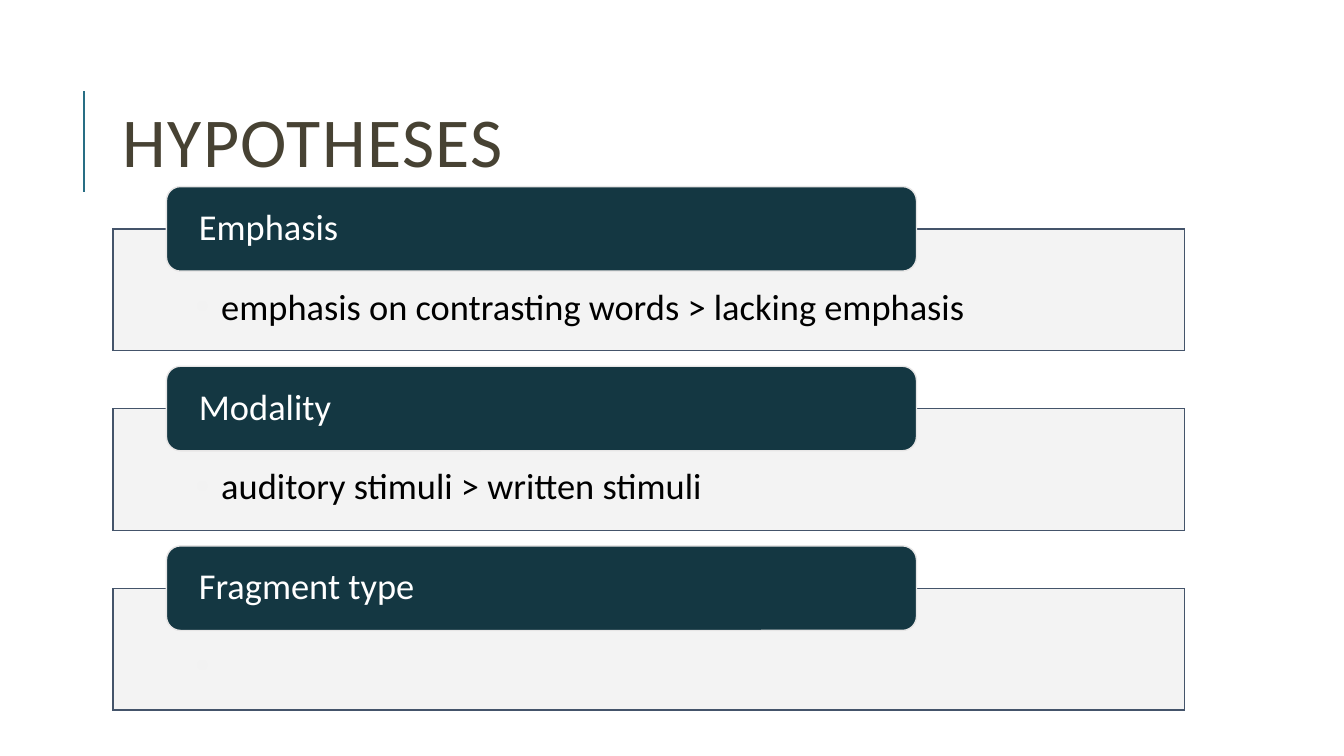
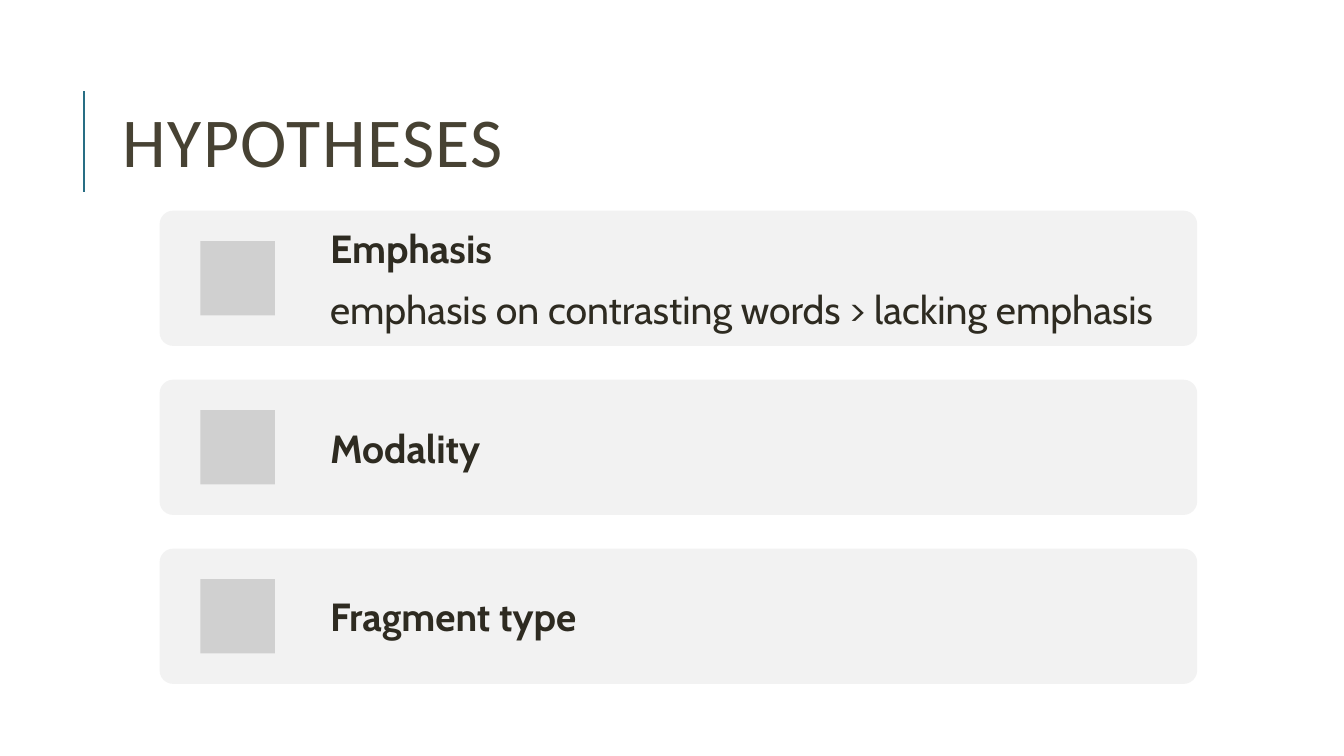
Before and after one commit to miriamschiele/MA, a slide deck: slide 16 of presentation/Miriam Schiele, MA presentation.pptx (slide 28 before the commit). Drawn at 1344x756 pixels with LibreOffice and Linux fonts; fonts in the diff are those of the drawing; grey boxes stand for pictures. Boxes give left, top, right and bottom in pixels: in the first picture for what was removed or moved away, otherwise in the second. Text is boxed around its words. In the diff, an @@ line names an element or a change of style, - is before the commit and + after.

```diff
--- a/presentation/Miriam Schiele, MA presentation.pptx
+++ b/presentation/Miriam Schiele, MA presentation.pptx
@@ text "Emphasis": place and size @@
-text "Emphasis" at (221,294,964,327)
+text "Emphasis" at (330,233,1153,334)
@@ text "Emphasis" at (330,233,1153,334): vertical alignment top to middle @@
@@ text at (330,233,492,273): paragraph added @@
+Emphasis
@@ text at (330,294,1153,334): size 26 to 28 pt, font Calibri to Cabin, text colour #000000 to #2E2B21 in "emphasis on contrasting words > lacking emphasis"; bullet • to none; list level 2 to 1 in "emphasis on contrasting words > ..."; line spacing 0.9 to 1 @@
@@ text "Modality" at (330,433,480,472): size 26 to 28 pt, font Calibri to Cabin, text colour #FFFFFF to #2E2B21, bold on; line spacing 0.9 to 1 @@
@@ text "Modality": place and size @@
-text "Modality" at (199,394,331,426)
+text "Modality" at (330,433,480,472)
@@ group removed at (113,187,1185,711): 3 rectangles, 3 rounded rectangles, 2 texts @@
-Emphasis
-  • auditory stimuli > written stimuli
@@ text "Fragment type": place and size @@
-text "Fragment type" at (199,575,414,606)
+text "Fragment type" at (330,603,576,641)
@@ text "Fragment type" at (330,603,576,641): size 26 to 28 pt, font Calibri to Cabin, text colour #FFFFFF to #2E2B21, bold on; line spacing 0.9 to 1 @@
@@ group added at (159,211,1197,684): 3 rounded rectangles, 3 pictures @@
```
Also in this commit, not shown: 17 other slides changed, 12 slides added, 14 slides removed, 3 other files.
